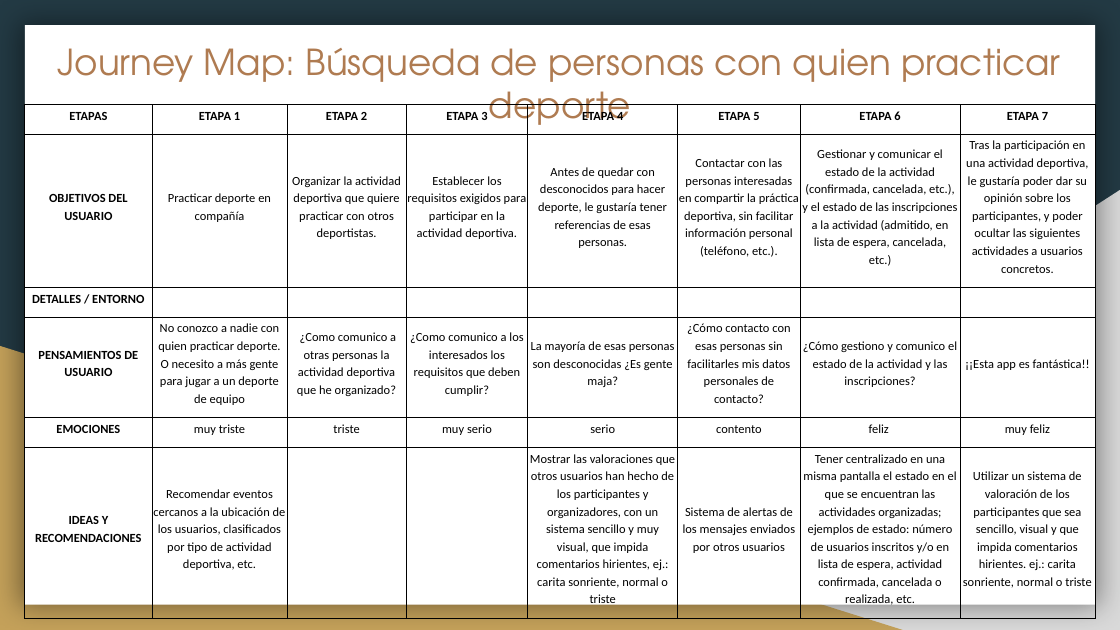
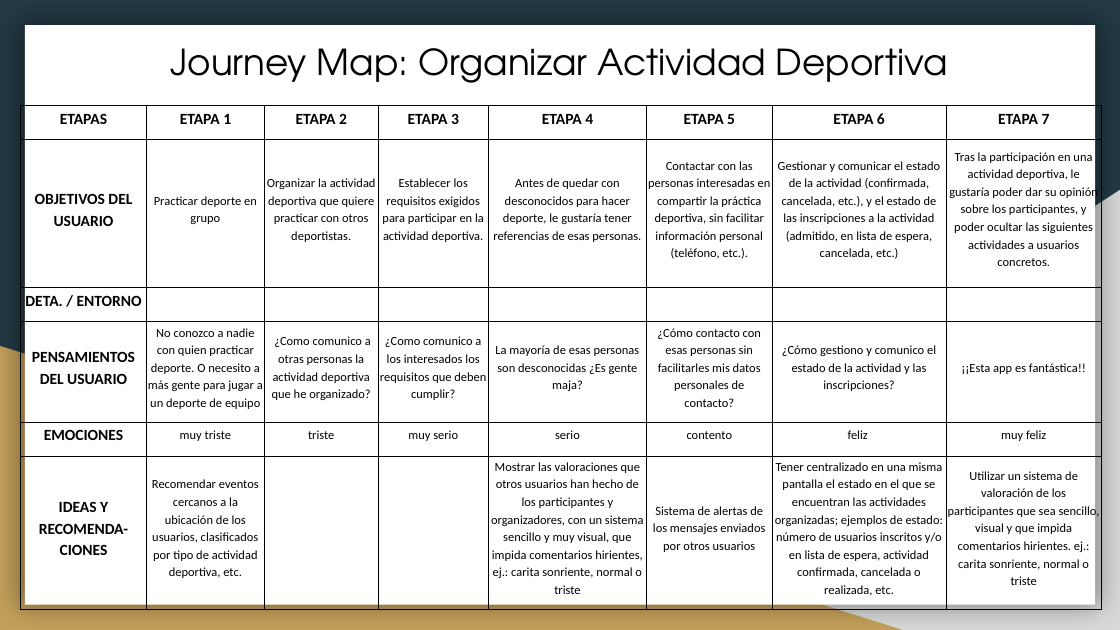
Before and after one commit to Enrique-Izquierdo/DAM_1--PI_verde, a slide deck: slide 8 of UX_PIverde.pptx. Drawn at 1120x630 pixels with LibreOffice and Linux fonts; fonts in the diff are those of the drawing. Boxes give left, top, right and bottom in pixels: in the first picture for what was removed or moved away, otherwise in the second. Text is boxed around its words. In the diff, an @@ line names an element or a change of style, - is before the commit and + after.

```diff
--- a/UX_PIverde.pptx
+++ b/UX_PIverde.pptx
@@ title at (170, 48, 948, 83): text changed; text colour #AF7B51 to #000000 @@
-Journey Map: Búsqueda de personas con quien practicar deporte
+Journey Map: Organizar Actividad Deportiva
@@ table at (20, 105, 1100, 600) @@
-row 2, column 2: Practicar deporte en compañía
+row 2, column 2: Practicar deporte en grupo
-row 3, column 1: DETALLES / ENTORNO
+row 3, column 1: DETA. / ENTORNO
-row 4, column 1: PENSAMIENTOS DE USUARIO
+row 4, column 1: PENSAMIENTOS / DEL USUARIO
-row 6, column 1: IDEAS Y RECOMENDACIONES
+row 6, column 1: IDEAS Y RECOMENDA-CIONES
@@ size 8 to 10 pt in "ETAPAS", "ETAPA 1", "ETAPA 2", "ETAPA 3" and 6 more places @@
@@ table: place and size @@
-table at (25, 104, 1098, 611)
+table at (20, 105, 1100, 600)
```
Also in this commit, not shown: 7 other slides changed.
